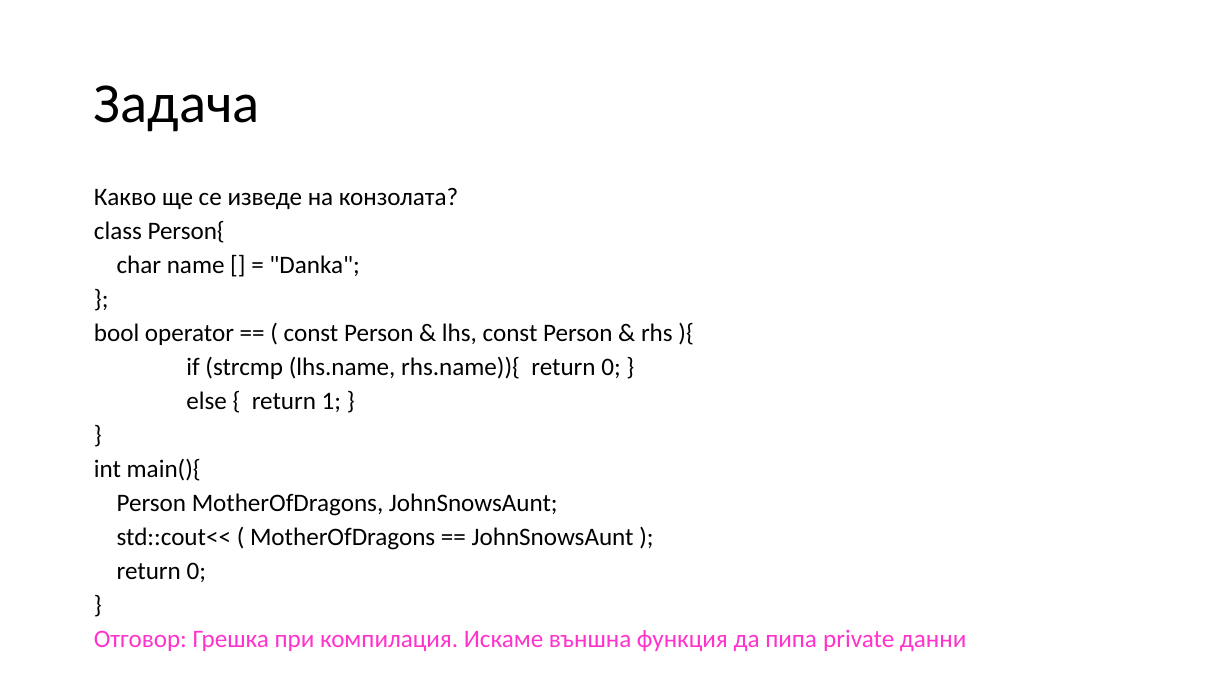
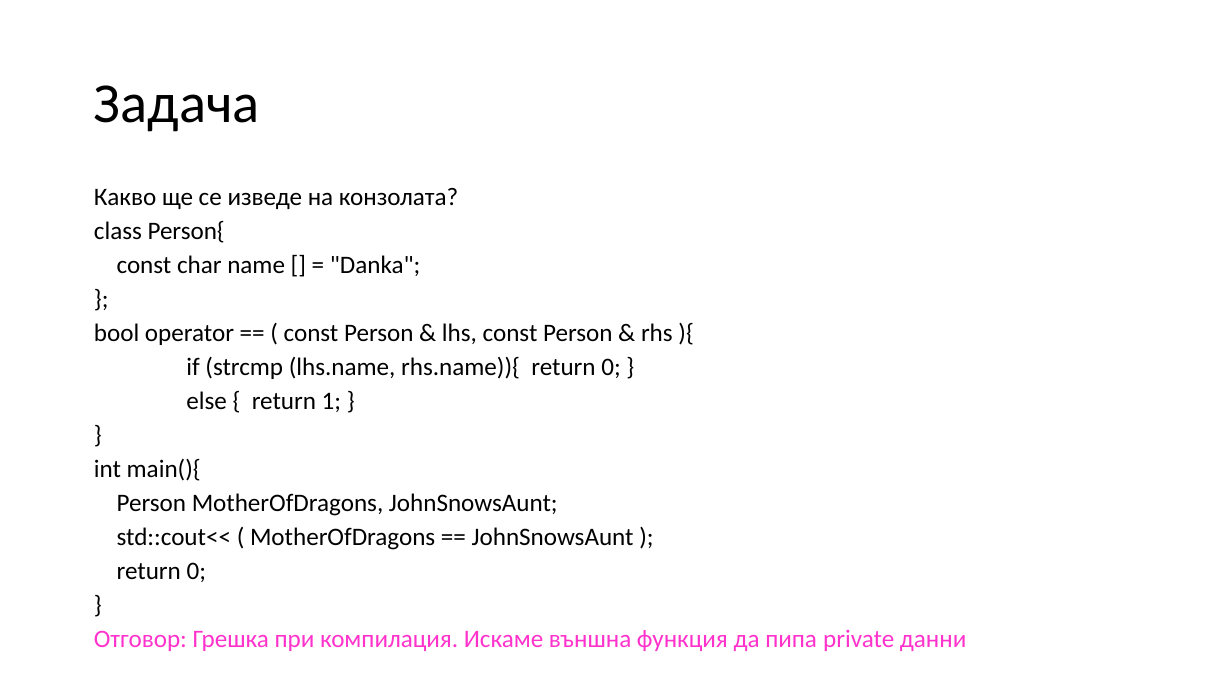
Before and after one commit to Mapmo/Uni-CPP, a slide deck: slide 26 of Object-Oriented Programming/Consultation3/Consultation3.pptx. Drawn at 1232x693 pixels with LibreOffice and Linux fonts; fonts in the diff are those of the drawing. Boxes give left, top, right and bottom in pixels: in the first picture for what was removed or moved away, otherwise in the second. Text is boxed around its words. In the diff, an @@ line names an element or a change of style, - is before the commit and + after.

```diff
--- a/Object-Oriented Programming/Consultation3/Consultation3.pptx
+++ b/Object-Oriented Programming/Consultation3/Consultation3.pptx
@@ text at [117, 255, 420, 276]: text changed @@
-char name [] = "Danka";
+const char name [] = "Danka";
```
Also in this commit, not shown: 2 other slides changed, 2 other files.
